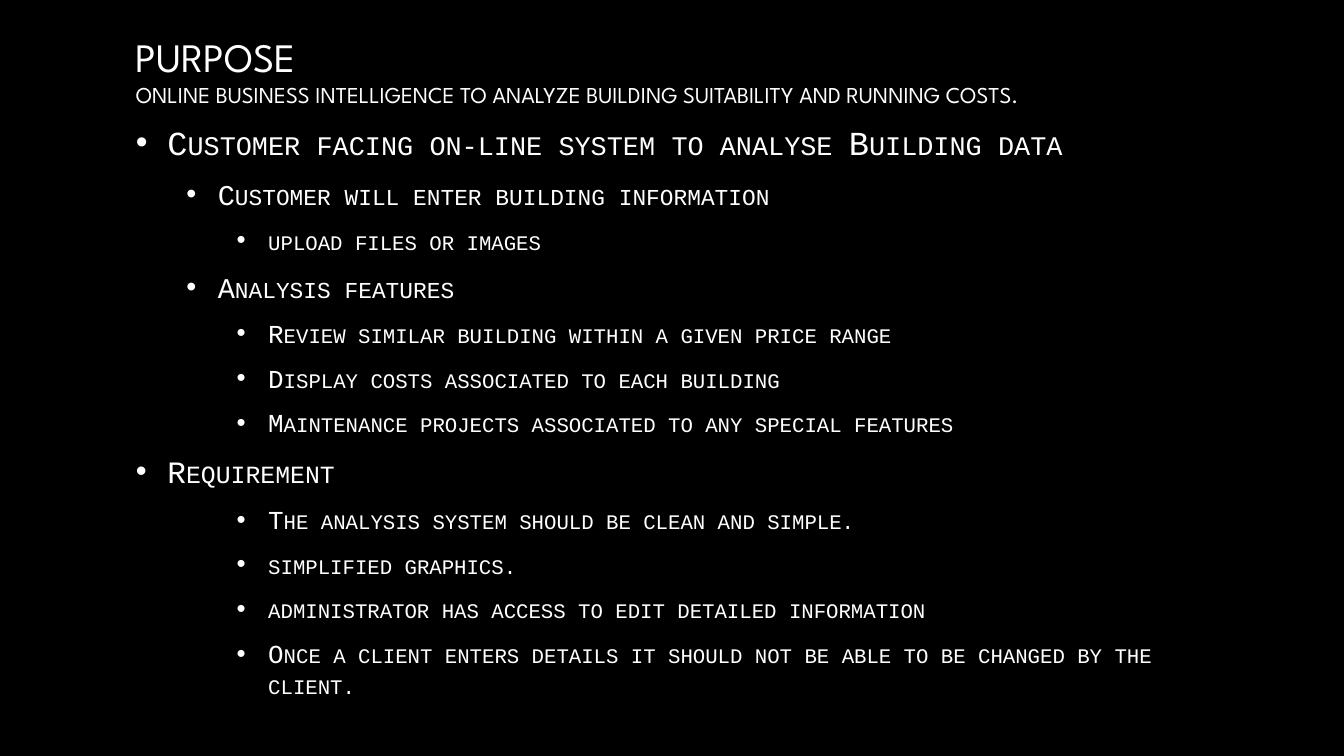
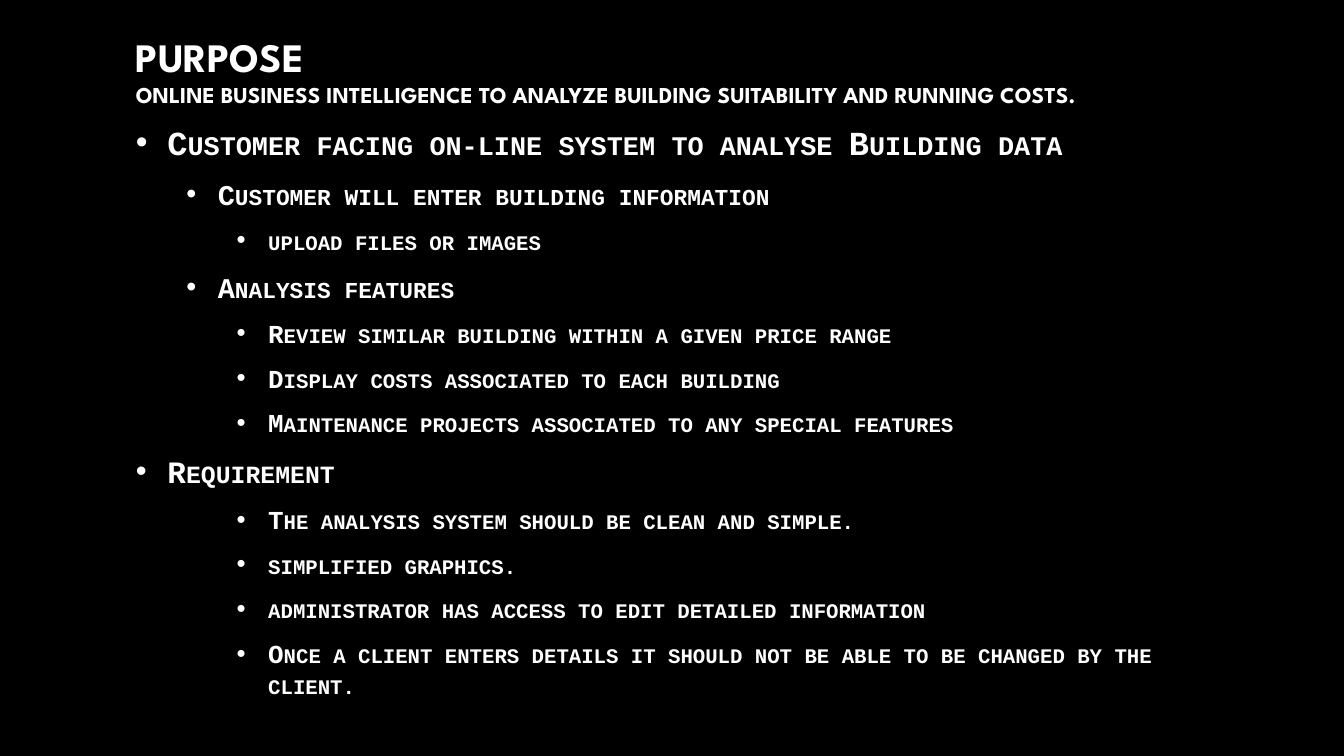
Before and after one commit to rlennon/CrowSoft, a slide deck: slide 2 of Documentation/CrowSoft.pptx. Drawn at 1344x756 pixels with LibreOffice and Linux fonts; fonts in the diff are those of the drawing; background and template pictures are left out. Boxes give left, top, right and bottom in pixels: in the first picture for what was removed or moved away, otherwise in the second. Text is boxed around its words. In the diff, an @@ line names an element or a change of style, - is before the commit and + after.

```diff
--- a/Documentation/CrowSoft.pptx
+++ b/Documentation/CrowSoft.pptx
@@ title "PURPOSE ONLINE BUSINESS INTELLIGENCE TO ..." at <box>136,45,1075,104</box>: bold on @@
@@ text "Customer facing on-line system to ..." at <box>268,137,1152,695</box>: bold on @@
```
Also in this commit, not shown: 3 other slides changed, 2 slides added, 3 slides removed.
